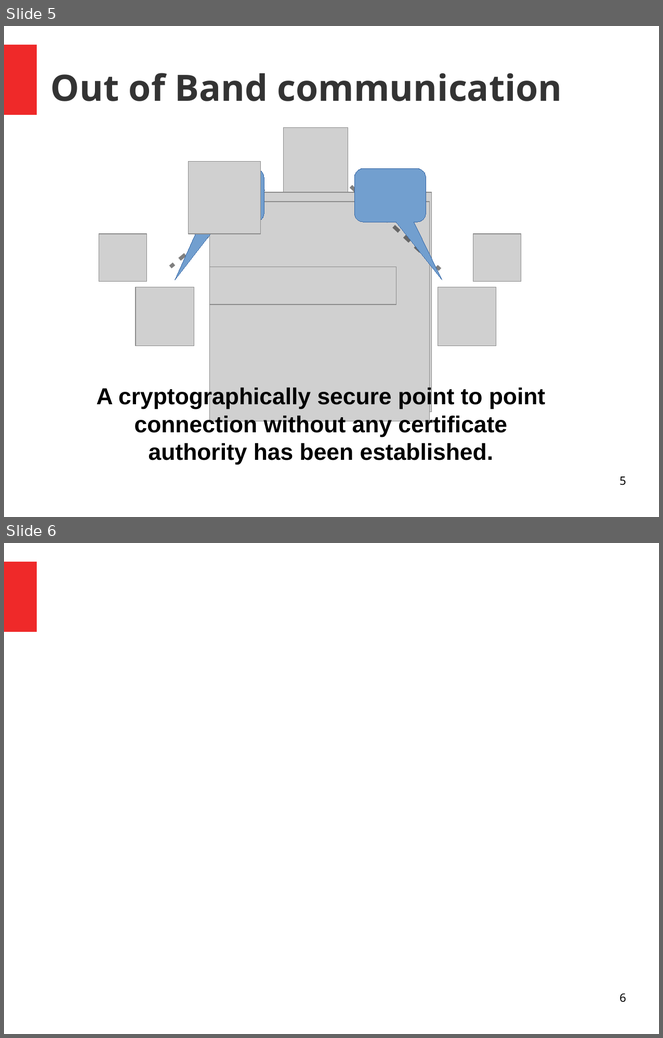
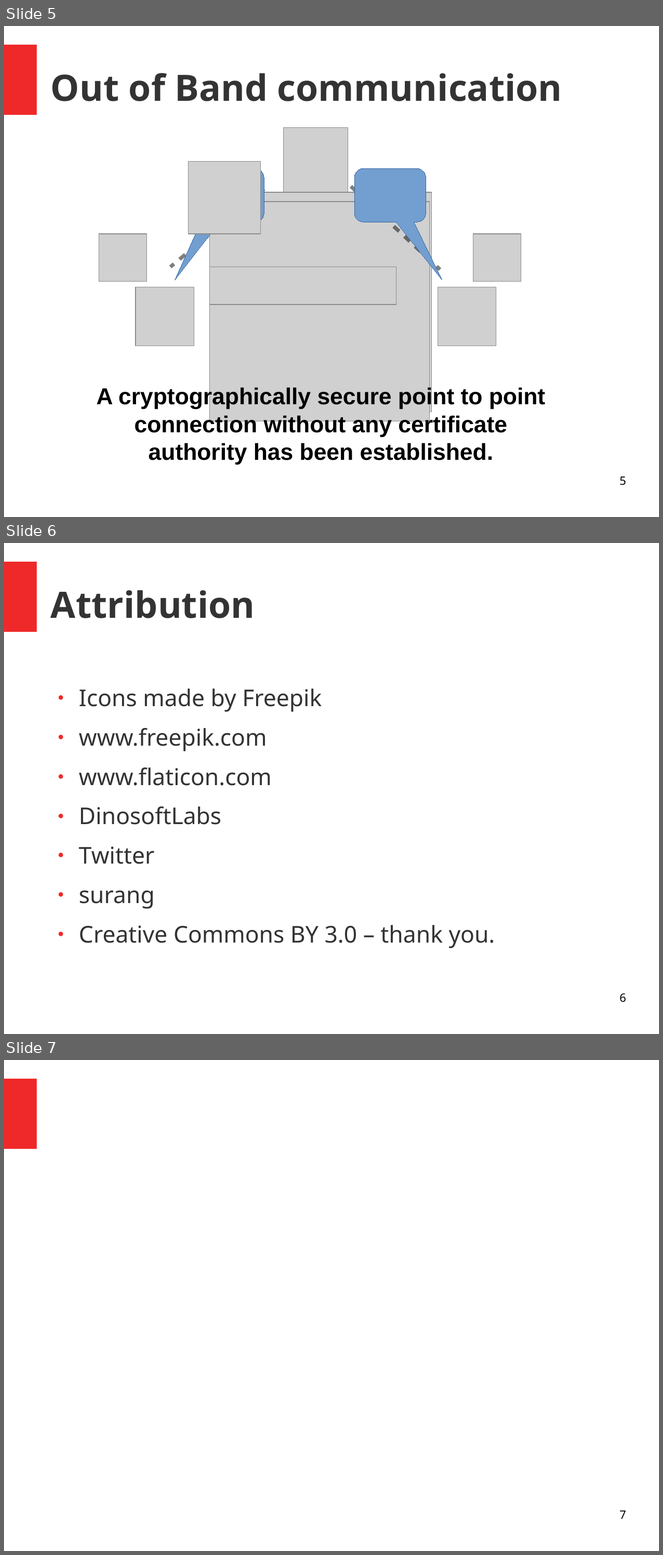
Before and after one commit to tdkuehnel/libncot, a slide deck: docs/slides/secure_communications.odp. Shown one above the other, each under a label of ours: slides 5 and 6 before the commit, slides 5, 6 and 7 after it. The pictures are 663x1038 and 663x1555 pixels, drawn with LibreOffice and Linux fonts; fonts in the diff are those of the drawing; grey boxes stand for pictures. Boxes give left, top, right and bottom in pixels: in the first picture for what was removed or moved away, otherwise in the second. Text is boxed around its words. In the diff, an @@ line names an element or a change of style, - is before the commit and + after.

Commit message:
Add README in docs folder. Add attribution for icons used.

```diff
--- a/docs/slides/secure_communications.odp
+++ b/docs/slides/secure_communications.odp
@@ slide 6 added at bbox=[4, 543, 659, 1034], background #FFFFFF; not listed: 1 template element that a slide beside it also shows @@
@@ title added at bbox=[51, 590, 255, 618], 44 pt, text #333333, bold @@
+Attribution
@@ text added at bbox=[79, 689, 495, 949], 28 pt, text #333333 @@
+● Icons made by Freepik
+● www.freepik.com
+● www.flaticon.com
+● DinosoftLabs
+● Twitter
+● surang
+● Creative Commons BY 3.0 – thank you.
@@ page number added at bbox=[620, 994, 626, 1003], 14 pt, text #000000 @@
+6
@@ what was slide 6 is now slide 7 @@
@@ page number at bbox=[620, 1511, 626, 1519]: text changed @@
-6
+7
```
Also in this commit, not shown: 3 other files.
